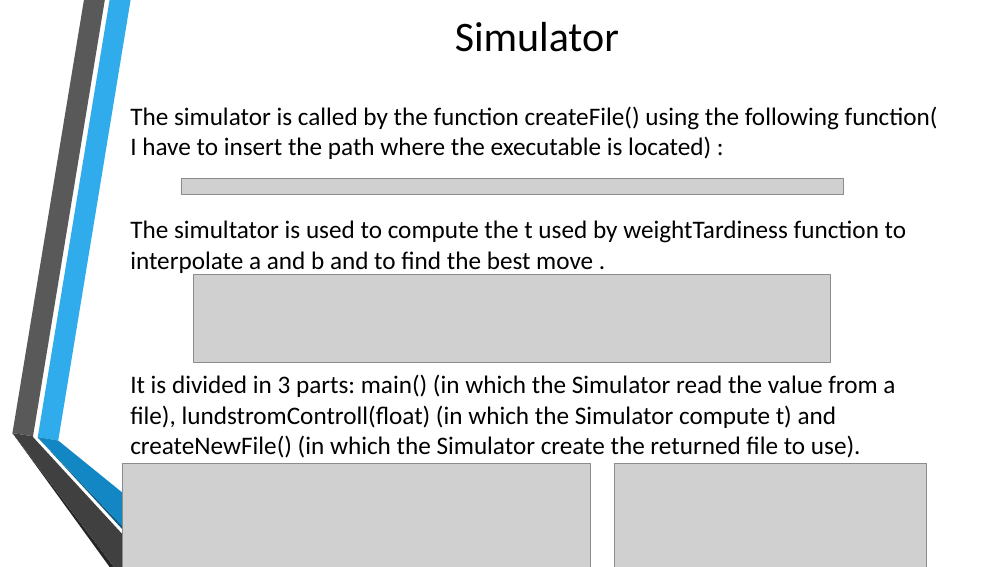
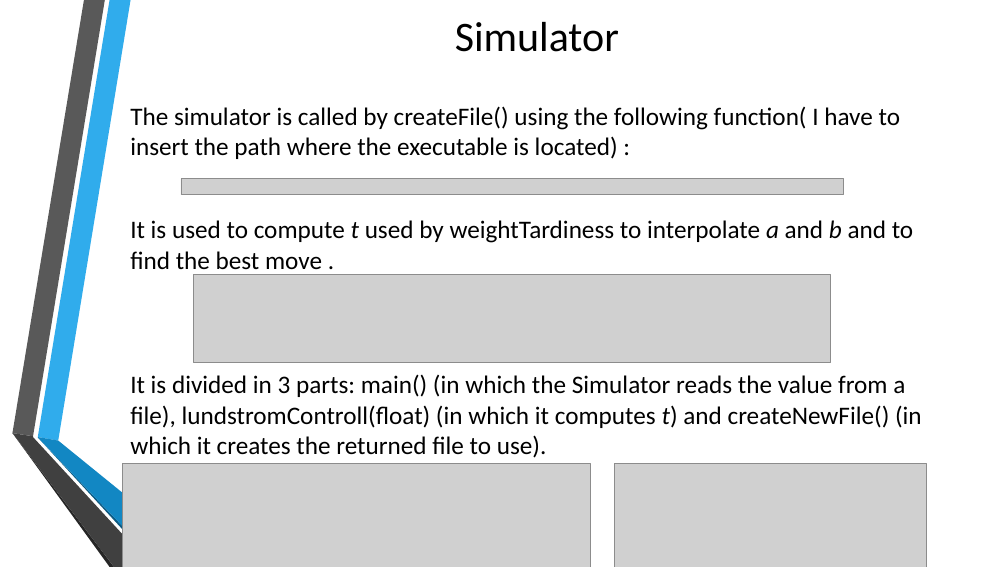
Before and after one commit to Mick95/ParallelProject, a slide deck: slide 14 of projectP/Presentation.pptx. Drawn at 1008x567 pixels with LibreOffice and Linux fonts; fonts in the diff are those of the drawing; grey boxes stand for pictures; background and template pictures are left out. Boxes give left, top, right and bottom in pixels: in the first picture for what was removed or moved away, otherwise in the second. Text is boxed around its words. In the diff, an @@ line names an element or a change of style, - is before the commit and + after.

Commit message:
presentation

```diff
--- a/projectP/Presentation.pptx
+++ b/projectP/Presentation.pptx
@@ text at [130, 106, 922, 458]: text changed @@
-The simulator is called by the function createFile() using the following function( I have to insert the path where the executable is located) :
-The simultator is used to compute the t used by weightTardiness function to interpolate a and b and to find the best move .
-It is divided in 3 parts: main() (in which the Simulator read the value from a file), lundstromControll(float) (in which the Simulator compute t) and createNewFile() (in which the Simulator create the returned file to use).
+The simulator is called by createFile() using the following function( I have to insert the path where the executable is located) :
+It is used to compute t used by weightTardiness to interpolate a and b and to find the best move .
+It is divided in 3 parts: main() (in which the Simulator reads the value from a file), lundstromControll(float) (in which it computes t) and createNewFile() (in which it creates the returned file to use).
```
Also in this commit, not shown: 9 other slides changed.
